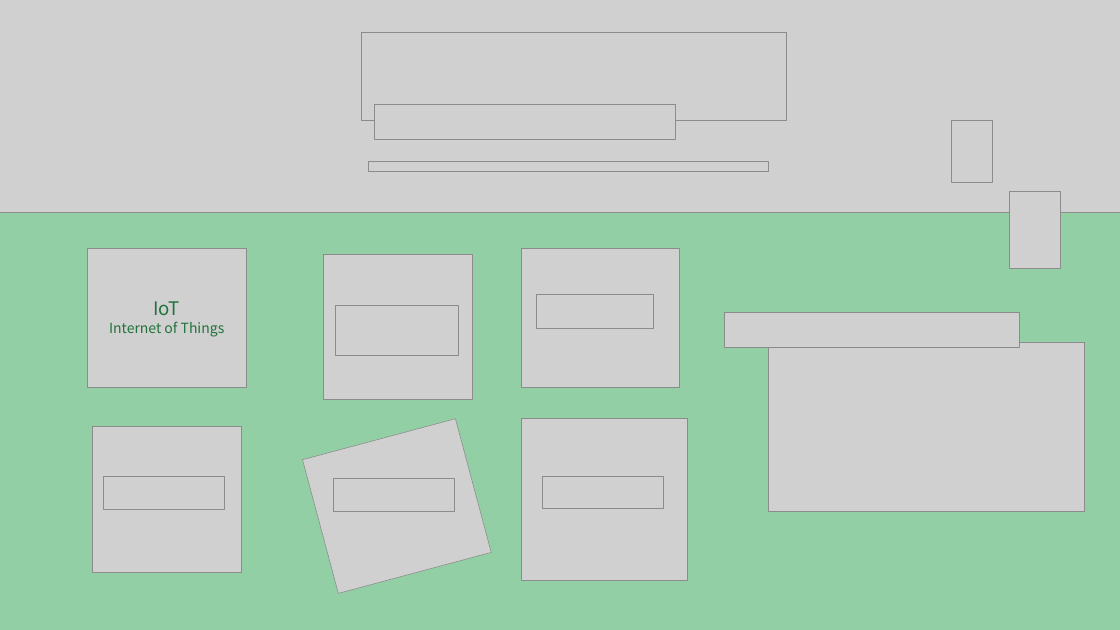
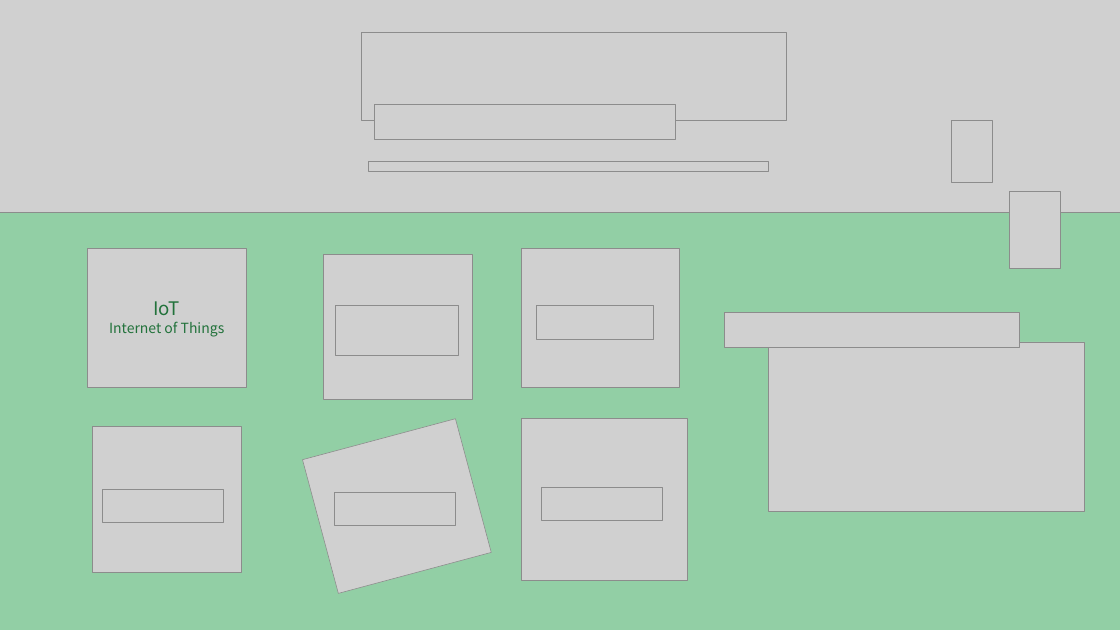
Before and after one commit to oMFDOo/School_3.1, a slide deck: slide 3 of 1.대내외활동/봉사동아리/영상/IoT/IoT강의용.pptx. Drawn at 1120x630 pixels with LibreOffice and Linux fonts; fonts in the diff are those of the drawing; grey boxes stand for pictures. Boxes give left, top, right and bottom in pixels: in the first picture for what was removed or moved away, otherwise in the second. Text is boxed around its words. In the diff, an @@ line names an element or a change of style, - is before the commit and + after.

```diff
--- a/1.대내외활동/봉사동아리/영상/IoT/IoT강의용.pptx
+++ b/1.대내외활동/봉사동아리/영상/IoT/IoT강의용.pptx
@@ 3 pictures: place and size @@
-3 pictures at <box>103,295,664,509</box>
+3 pictures at <box>102,306,662,522</box>
@@ picture: place and size @@
-picture at <box>333,479,454,511</box>
+picture at <box>334,492,455,525</box>
```
Also in this commit, not shown: 2 other slides changed, 1 slide added, 1 slide removed.
